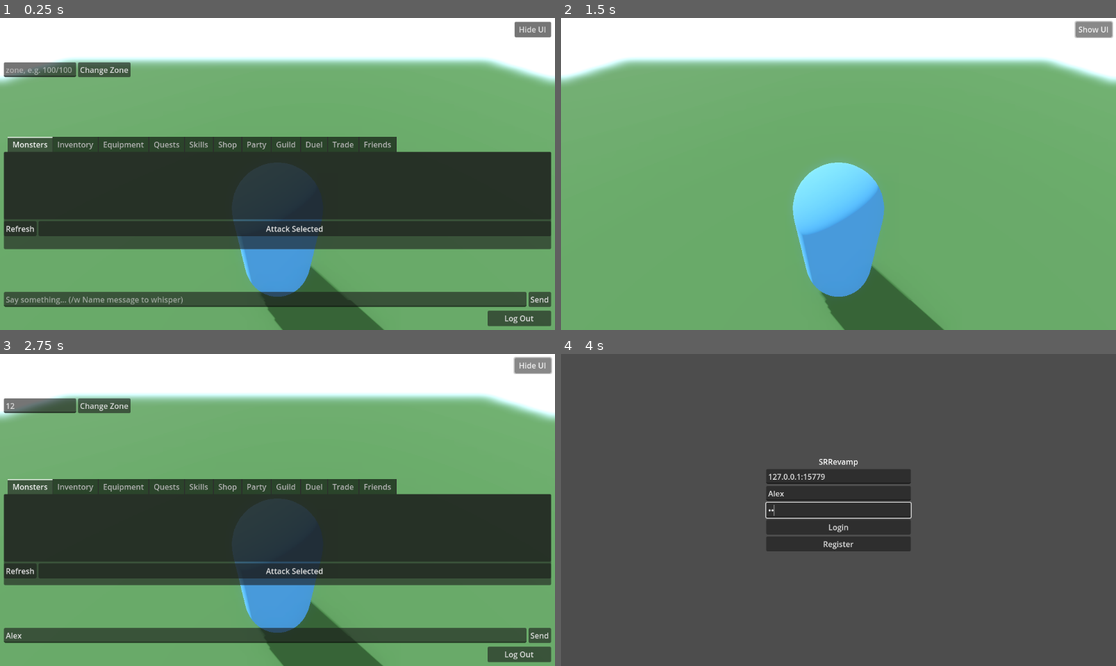
Above: before the commit, frames 1-4 (two rows, left to right).
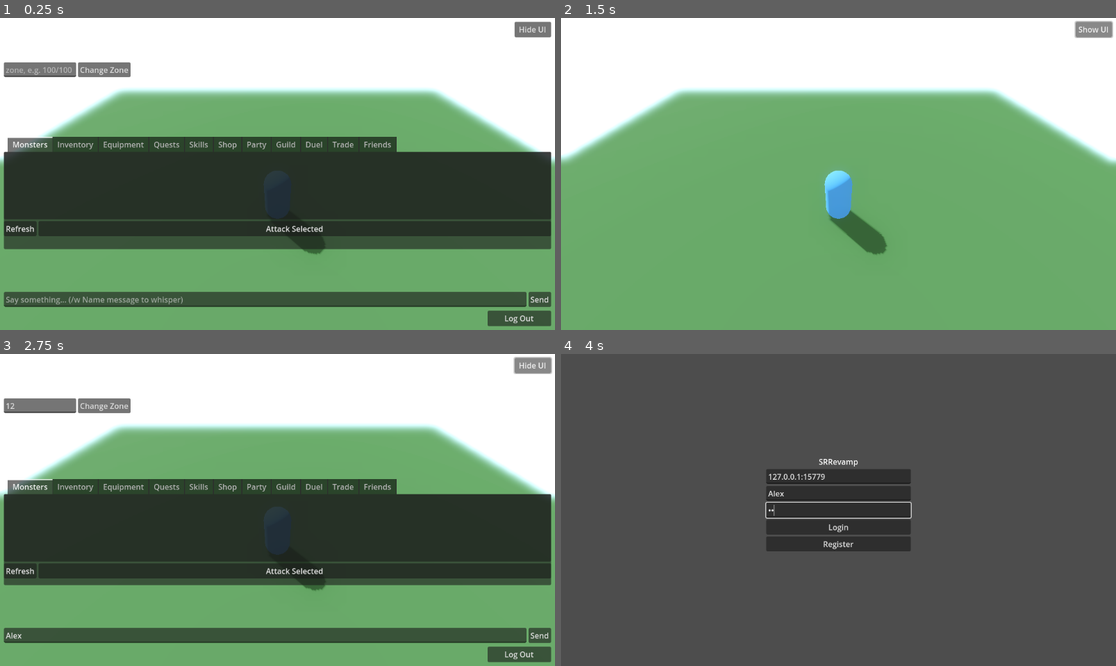
Above: after the commit, the same moments.

Repository: TheOpenSRO/OpenSRO
Game: Godot game, scene res://scenes/World3D.tscn
Same seed, same stepped clock (60 frames per second), same inputs: the game is played once before the commit and once after it. This scene is started directly instead of the project's main scene.
Inputs (mouse positions are in pixels of both pictures, inside the frame that each line leads up to):
- Up to frame 1 (0.25 s): no input
- Up to frame 2 (1.5 s): click (827, 298) at 0.52 s; type "Alex" at 0.6 s; click (599, 71) at 0.75 s; type "12" at 0.83 s; click "Hide UI" at 1.25 s
- Up to frame 3 (2.75 s): click "Show UI" at 2 s
- Up to frame 4 (4 s): click "Log Out" at 2.75 s; click (838, 494) at 3.52 s; type "Alex" at 3.6 s; click (838, 510) at 3.75 s; type "12" at 3.83 s

The runs differ from the first frame. In frame 1, 21% of the frame differs, in the area x 0-100%, y 12-100%; in frame 2, 24%; in frame 3, 21%; in frame 4, nothing differs.

Commit message:
Widen the camera zoom range so the world is actually visible
The zoom range was derived from FOV math answering "closest distance that
still fits the character in frame", then rescaled when the character height
was corrected to ~14.3 units. That left 12.4-24.8 -- under two character
heights -- so the character filled the frame with almost no world around
them.

Re-chose from real side-by-side renders of the Dunhuang ferry region: ~45
units (about 3 character heights) frames like the real game. Range widened
to 20-90, scene default set to 45. Corrected the stale CAMERA_ZOOM_STEP
comment that still derived from the disproved ~139-unit height.

Declared explicitly as a framing choice rather than recovered data, since no
real camera-distance data has been found.

Also ruled out two camera hypotheses by measurement: the camera is well
above terrain in every region checked, and excluding the player from the
spring arm changes hit length by exactly nothing. The arm pulling in to 19.7
units in Jangan is correct -- there is a palace wall 19.8 units behind.

Co-Authored-By: Claude Sonnet 5 <noreply@anthropic.com>
Claude-Session: https://claude.ai/code/session_01NNCkRGXaS9HMLcwtdbYUhQ

Diff:
--- a/client/scenes/World3D.tscn
+++ b/client/scenes/World3D.tscn
@@ -73,7 +73,7 @@
 [node name="CameraArm" type="SpringArm3D" parent="Player"]
 position = Vector3(0, 14.34, 0)
 rotation_degrees = Vector3(-42, 180, 0)
-spring_length = 12.4
+spring_length = 45.0
 margin = 5.0
 collision_mask = 1
 
--- a/client/scripts/World3D.gd
+++ b/client/scripts/World3D.gd
@@ -208,31 +208,38 @@
 ## valid range for a top-down-behind view under this corrected convention.
 const CAMERA_PITCH_MIN_DEGREES := -80.0
 const CAMERA_PITCH_MAX_DEGREES := -10.0
-## **Corrected again 2026-08-27** (see docs/WORLD_ISSUES.md): the previous
-## 60/400 range was picked directly against real building scale, but never
-## checked against the camera's own real vertical FOV (Camera3D's default
-## fov=75, applied vertically under Godot's default KEEP_HEIGHT aspect mode
-## -- a real, checkable Godot default, not a guess). At MIN=60, fitting the
-## player's full real 138.7-unit height needs a vertical half-angle of
-## atan((138.7/2)/60) =~ 49 degrees -- past the real ~37.5-degree half-FOV
-## the default camera actually has, so part of the character (feet or head)
-## was real, verifiable geometry *outside the frustum*, not merely "close."
-## Re-derived MIN from that same real FOV instead: solving for the distance
-## that keeps the full body height within a 30-degree half-angle (a bit of
-## real margin under the true ~37.5-degree limit, so the character isn't
-## touching the frame edges) gives 138.7/2 / tan(30deg) =~ 120. MAX lowered
-## from 400 (confirmed too far to actually track the character/play, a real
-## user report, not this project's own guess) to 240 -- still shows a real
-## building or two at that distance (~44-140 units tall, measured earlier)
-## without shrinking the ~139-unit character to an unplayable speck.
+## How far one scroll notch moves the camera, in world units. Sized against
+## the CAMERA_ZOOM_MIN..MAX range below (20..90) so the full range takes a
+## handful of notches rather than one flick or twenty. **Doc corrected
+## 2026-09-02**: the previous comment here derived this from a ~139-unit
+## character height, which REAL_CHARACTER_NATIVE_HEIGHT has since shown to
+## be wrong by roughly 10x (the real assembled character measures ~14.3
+## units), so that reasoning no longer applies.
 const CAMERA_ZOOM_STEP := 15.0
-## Scaled with REAL_CHARACTER_NATIVE_HEIGHT (2026-09-02). These were
-## derived from real vertical-FOV math against the old, wrong 138.7-unit
-## character height -- 120 was "the closest distance that still fits the
-## whole character in frame". Re-derived against the real measured height
-## by the same ratio, so the framing they were chosen for is preserved.
-const CAMERA_ZOOM_MIN := 12.4
-const CAMERA_ZOOM_MAX := 24.8
+## Third-person camera distance range, in world units.
+##
+## **Widened 2026-09-02** (see docs/WORLD_ISSUES.md's fifty-fifth round).
+## These were previously derived from vertical-FOV math -- "the closest
+## distance that still fits the whole character in frame" -- which answers
+## a different question than "where should a third-person MMO camera sit".
+## After REAL_CHARACTER_NATIVE_HEIGHT corrected the character to ~14.3
+## units, that math gave a 12.4-24.8 range, i.e. under two character
+## heights, so the character filled the frame and almost no world was
+## visible around them.
+##
+## Chosen instead from real side-by-side renders of the real Dunhuang ferry
+## region at several distances: ~45 units (about 3 character heights) frames
+## like a real third-person MMO -- the character reads clearly while the
+## surrounding real terrain, buildings and horizon stay visible. The range
+## brackets that so a player can pull in close to inspect their character or
+## pull back for situational awareness.
+##
+## Unlike the terrain and skeleton constants elsewhere in this project, this
+## is an openly-declared **framing choice**, not a value recovered from real
+## game data -- no real camera-distance data has been found. It is stated
+## that way rather than dressed up as a measurement.
+const CAMERA_ZOOM_MIN := 20.0
+const CAMERA_ZOOM_MAX := 90.0
 ## The scene's own authored default CameraArm.rotation_degrees (see
 ## World3D.tscn) -- orbit-dragging (right-click) moves the arm's *local*
 ## yaw/pitch away from this and nothing ever moved it back, so after any
Not shown, changed: docs/WORLD_ISSUES.md
